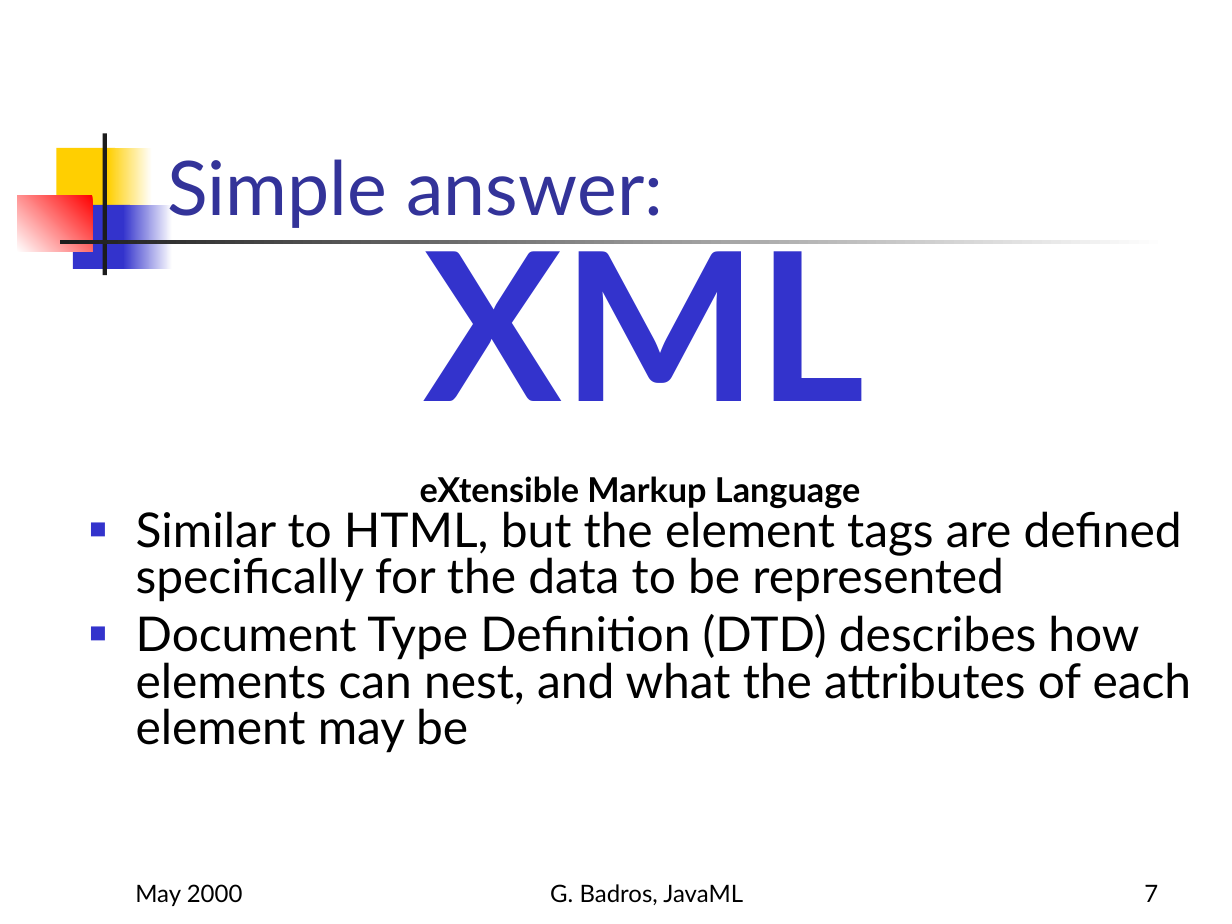
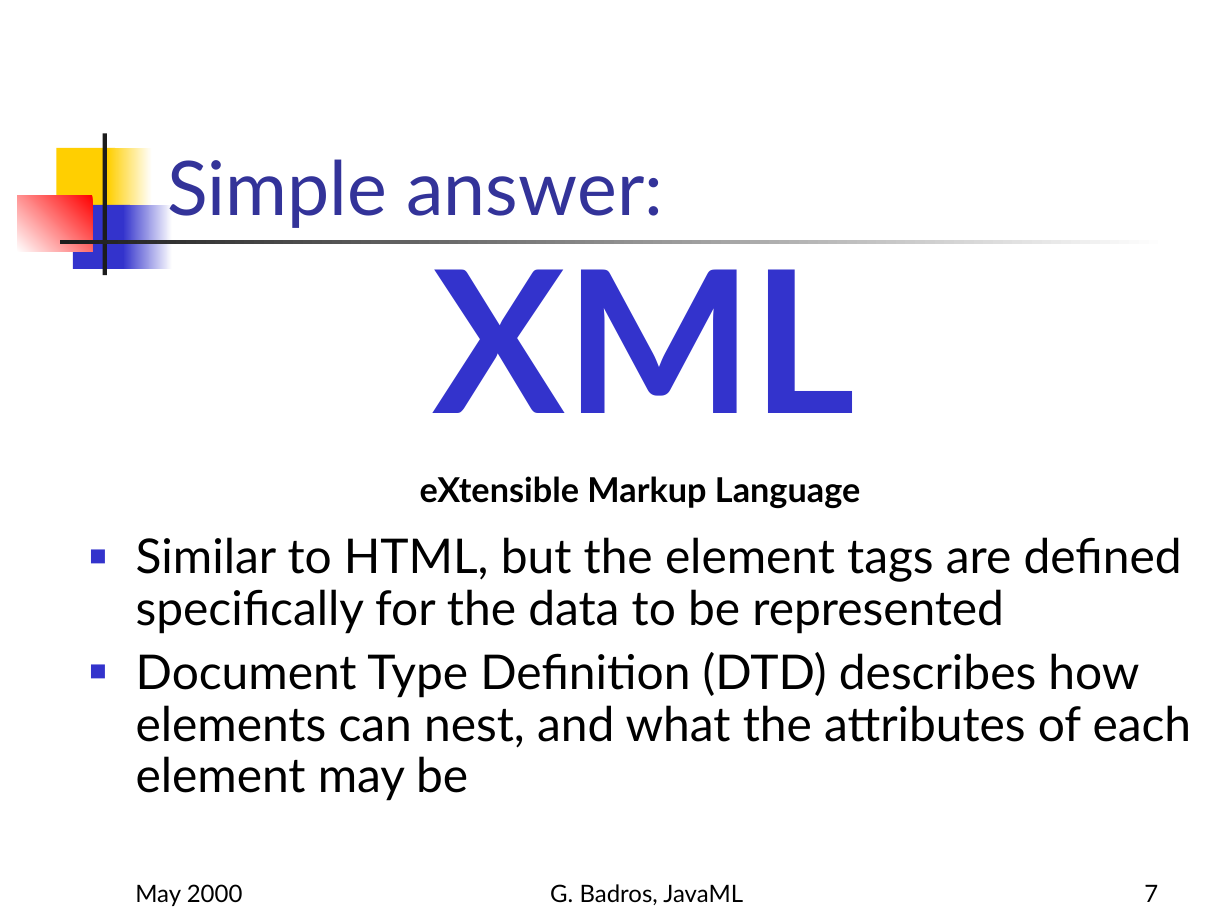
Before and after one commit to gjbadros/javaml, a slide deck: slide 7 of java-ml/javaml-www9-talk.ppt. Drawn at 1232x924 pixels with LibreOffice and Linux fonts; fonts in the diff are those of the drawing. Boxes give left, top, right and bottom in pixels: in the first picture for what was removed or moved away, otherwise in the second. Text is boxed around its words. In the diff, an @@ line names an element or a change of style, - is before the commit and + after.

```diff
--- a/java-ml/javaml-www9-talk.ppt
+++ b/java-ml/javaml-www9-talk.ppt
@@ text "XML" at box(136, 241, 1192, 801): size 121 to 116 pt in "XML"; line spacing 0.8 to 0.9; less space between paragraphs @@
```
Also in this commit, not shown: 3 other slides changed.
